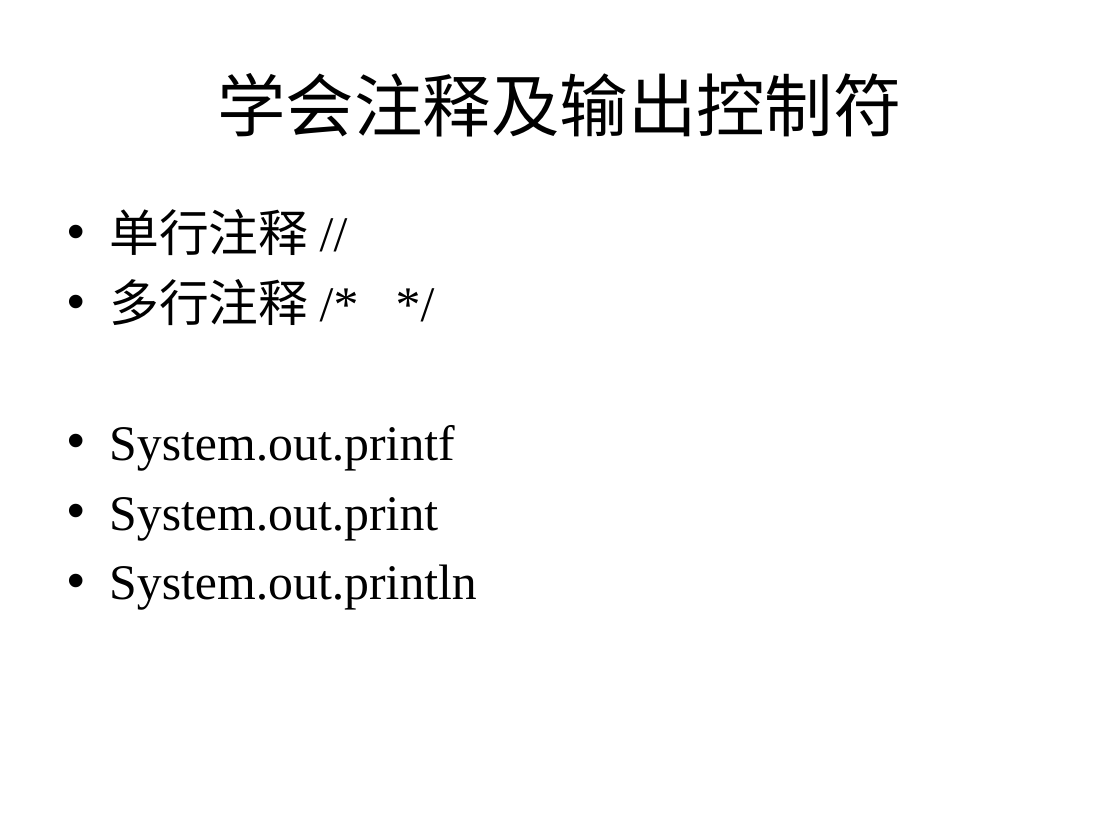
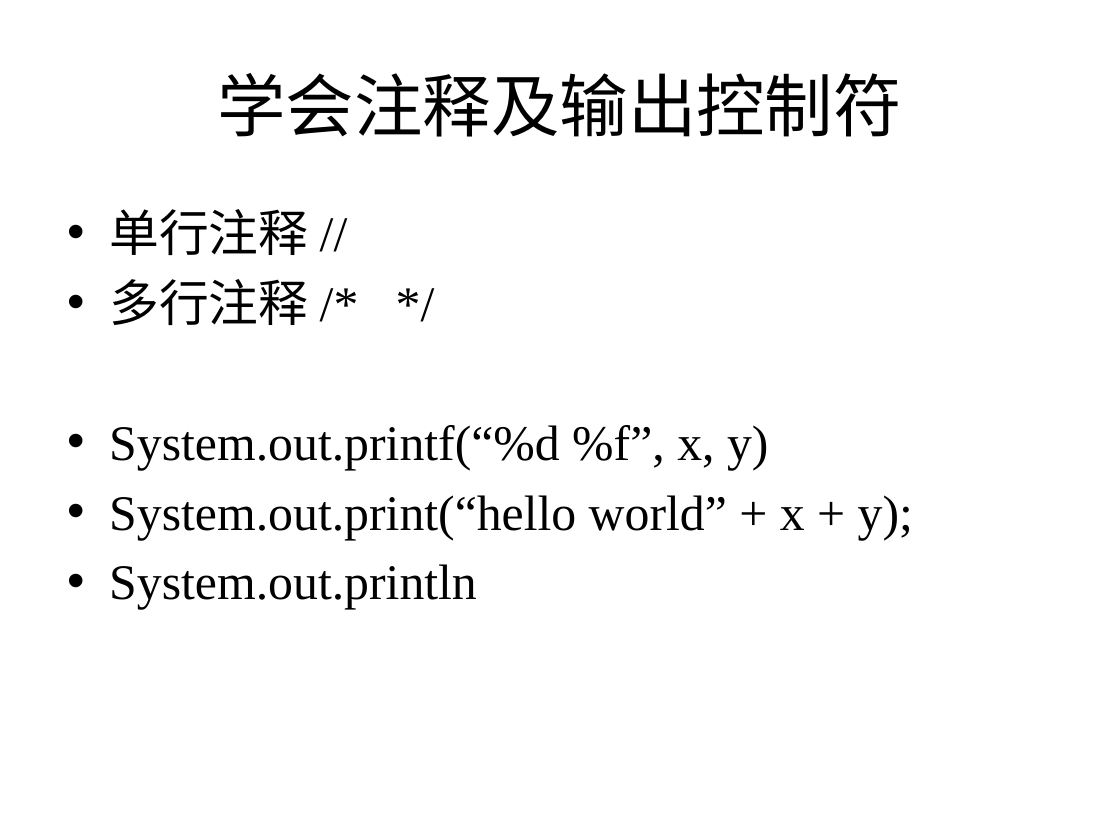
Before and after one commit to zhutao2015/JavaCourse, a slide deck: slide 7 of lesson6/Java-basic.pptx. Drawn at 1120x840 pixels with LibreOffice and Linux fonts; fonts in the diff are those of the drawing. Boxes give left, top, right and bottom in pixels: in the first picture for what was removed or moved away, otherwise in the second. Text is boxed around its words. In the diff, an @@ line names an element or a change of style, - is before the commit and + after.

```diff
--- a/lesson6/Java-basic.pptx
+++ b/lesson6/Java-basic.pptx
@@ text at [109,425,913,540]: text changed @@
-• System.out.printf
-• System.out.print
+• System.out.printf(“%d %f”, x, y)
+• System.out.print(“hello world” + x + y);
```
Also in this commit, not shown: 13 other files.
